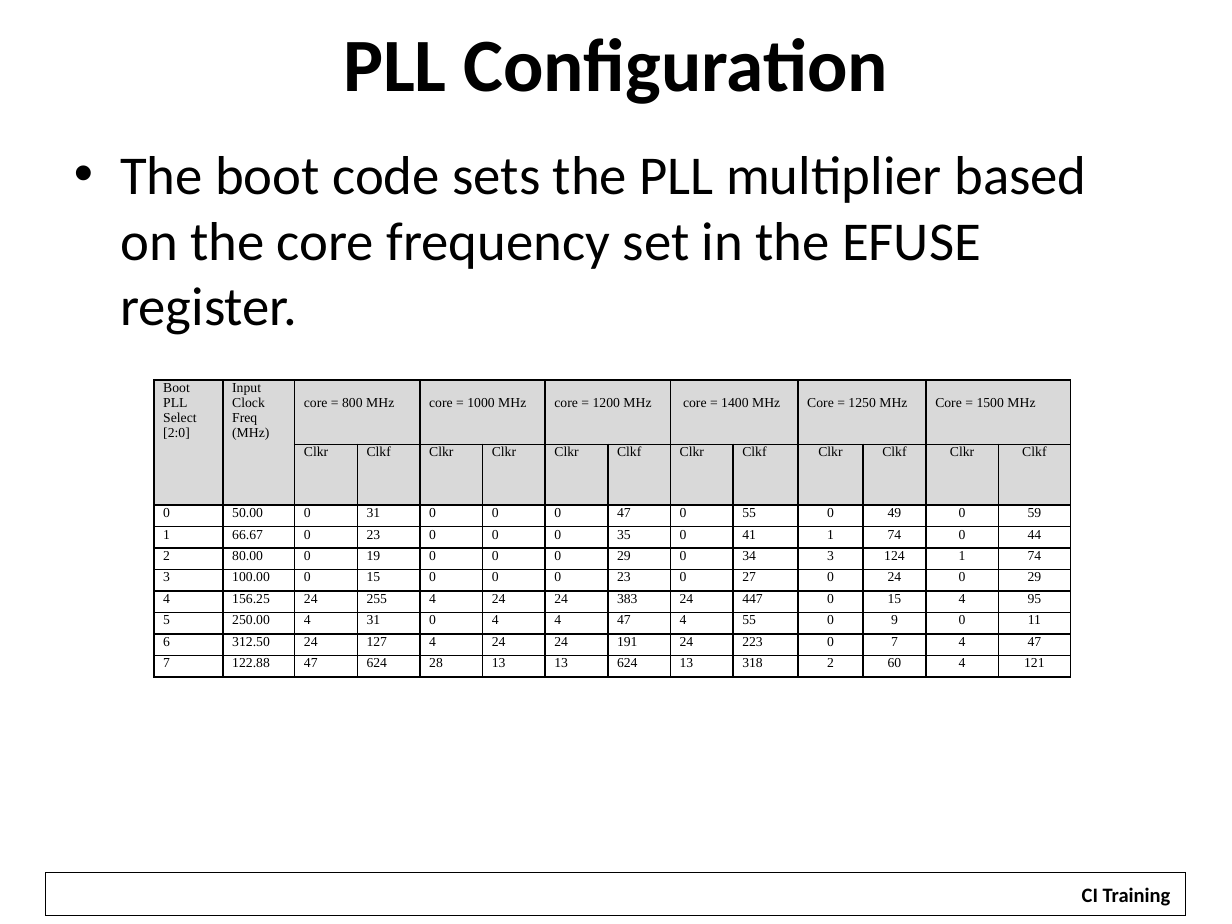
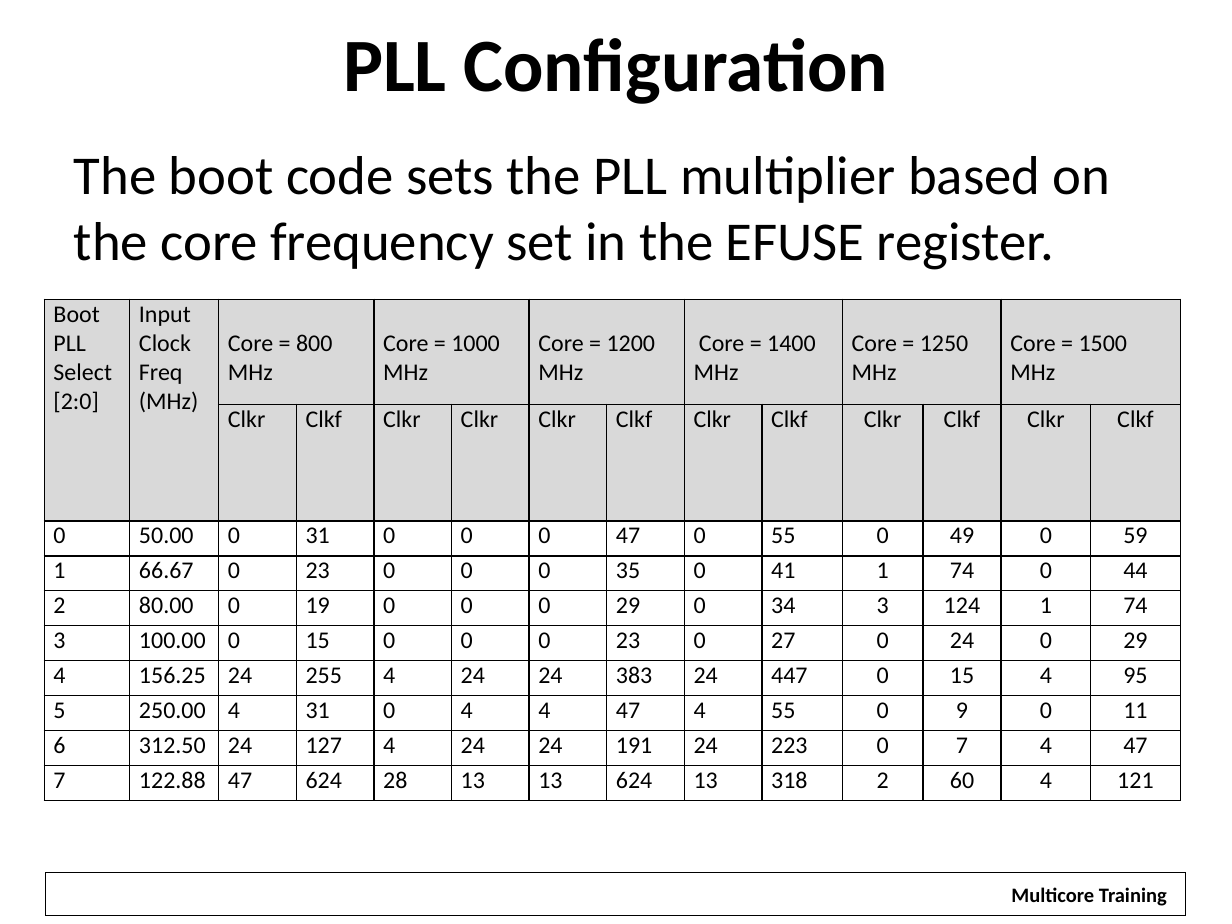
Before and after one commit to hari1989/keystone-workshop, a slide deck: slide 8 of slides/Keystone Bootloader.pptx. Drawn at 1232x924 pixels with LibreOffice and Linux fonts; fonts in the diff are those of the drawing; background and template pictures are left out. Boxes give left, top, right and bottom in pixels: in the first picture for what was removed or moved away, otherwise in the second. Text is boxed around its words. In the diff, an @@ line names an element or a change of style, - is before the commit and + after.

Commit message:
Updates for London Training

```diff
--- a/slides/Keystone Bootloader.pptx
+++ b/slides/Keystone Bootloader.pptx
@@ text "The boot code sets the ..." at (74,156,1111,270): bullet • to none @@
@@ table at (44,299,1180,792) @@
-row 1: Boot PLL Select [2:0] | Input Clock Freq (MHz) | core = 800 MHz |  | core = 1000 MHz |  | core = 1200 MHz |  | core = 1400 MHz |  | Core = 1250 MHz |  | Core = 1500 MHz | 
+row 1: Boot PLL Select [2:0] | Input Clock Freq (MHz) | Core = 800 MHz |  | Core = 1000 MHz |  | Core = 1200 MHz |  | Core = 1400 MHz |  | Core = 1250 MHz |  | Core = 1500 MHz | 
@@ size 8 to 14 pt, font Times New Roman to Calibri in "Boot PLL Select [2:0]", "Input Clock Freq (MHz)", "Core = 1250 MHz", "Core = 1500 MHz" and 124 more places @@
@@ table: place and size @@
-table at (154,379,1073,671)
+table at (44,299,1180,792)
@@ rectangle "Multicore Training": place and size @@
-rectangle "Multicore Training" at (1068,876,1184,913)
+rectangle "Multicore Training" at (998,876,1180,913)
@@ text in rectangle at (1011,887,1167,906): text changed @@
-CI Training
+Multicore Training
```
Also in this commit, not shown: 30 other slides changed, 1 slide removed, 14 other files.
